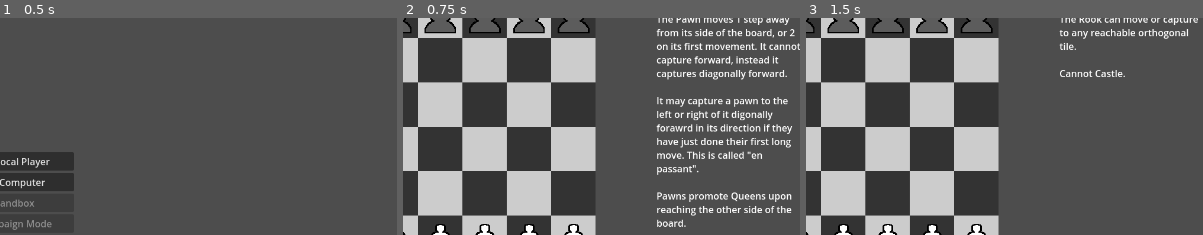
Above: before the commit, frames 1-3 (left to right).
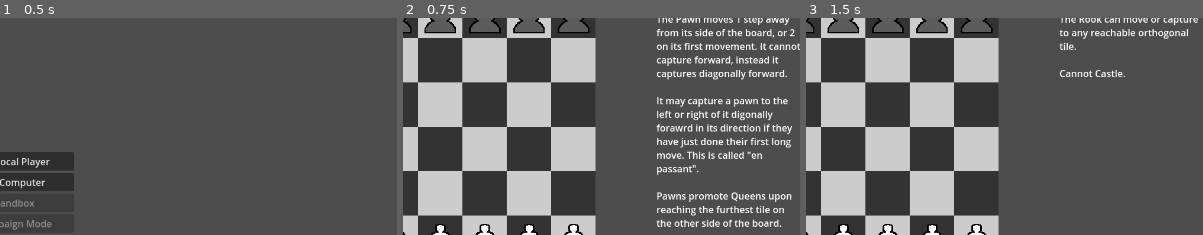
Above: after the commit, the same moments.

Repository: TheMageBoy/StupidChess
Game: Godot game, scene res://Scenes/Main Menu.tscn
Two runs of this game, one before a commit and one after it. Both use one fixed random seed, a clock stepped at 60 frames per second and the inputs below.
Inputs (mouse positions are % of the whole screen's width and height, from its top left):
- Up to frame 1 (0.5 s): no input
- Up to frame 2 (0.75 s): click "Vs. Local Player" at 0.5 s
- Up to frame 3 (1.5 s): click (30, 13) at 1.27 s
The pictures show only the part of the screen within x 48-98%, y 23-73%; the shares and areas given below are measured in that part.

Frame 1 is identical in both runs. In frame 2, 0.9% of the frame differs, in the area x 63-98%, y 86-97%; in frame 3, nothing differs.

Commit message:
Setting with code instead then

Diff:
--- a/Game Sourcecode/Code/BaseGame.gd
+++ b/Game Sourcecode/Code/BaseGame.gd
@@ -33,6 +33,7 @@
 var forced_prize = -1
 
 func _ready() -> void:
+	update_piece_info(Globals.Pawn)
 	for row in range(8):
 		for column in range(8):
 			pieces[Vector2i(column, row)] = null
--- a/Game Sourcecode/Scenes/Game2.tscn
+++ b/Game Sourcecode/Scenes/Game2.tscn
@@ -204,15 +204,5 @@
 size_flags_horizontal = 3
 size_flags_vertical = 3
 bbcode_enabled = true
-text = "[center][img=50]Graphics/Pieces/Pawn.png[/img]Pawn[/center]
-
-[b]Notation:[/b] None
-[b]Prize Tier:[/b] 0
-
-The Pawn moves 1 step away from its side of the board, or 2 on its first movement. It cannot capture forward, instead it captures diagonally forward.
-
-It may capture a pawn to the left or right of it digonally forawrd in its direction if they have just done their first long move. This is called \"en passant\".
-
-Pawns promote Queens upon reaching the other side of the board."
 
 [connection signal="pressed" from="Exit Game" to="." method="_back_to_main"]
Not shown, changed: index.html
Not shown, changed: index.pck
